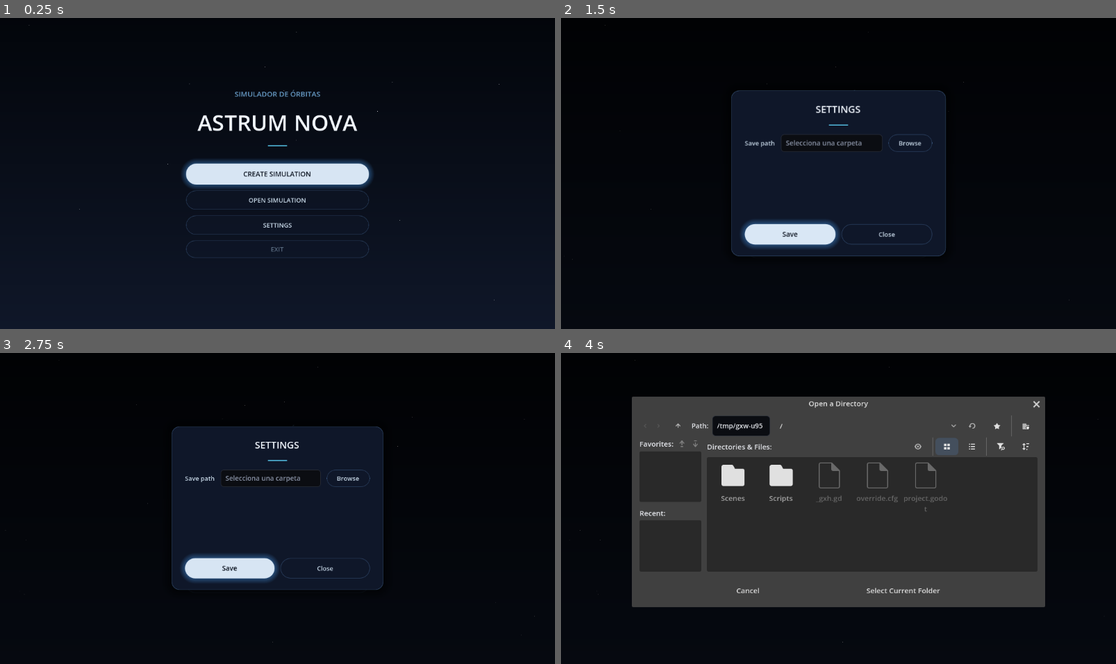
Above: before the commit, frames 1-4 (two rows, left to right).
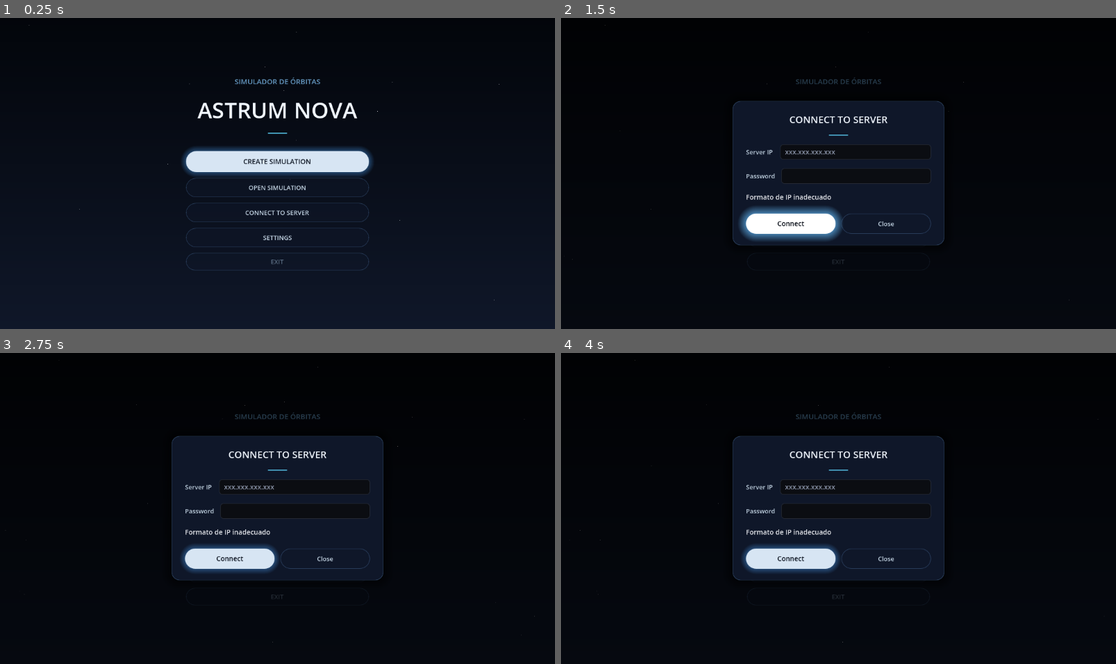
Above: after the commit, the same moments.

Repository: Santino7537/Astrum-Nova
Game: Godot game, scene res://Scripts/UI/Menus/main_menu.tscn
Two runs of this game, one before a commit and one after it. Both use one fixed random seed, a clock stepped at 60 frames per second and the inputs below.
Inputs (mouse positions are in pixels of both pictures, inside the frame that each line leads up to):
- Up to frame 1 (0.25 s): no input
- Up to frame 2 (1.5 s): click (838, 213) at 0.5 s, where only the run after the commit has a clickable "CONNECT TO SERVER"; click (788, 223) at 1.25 s, where only the run after the commit has a clickable "Connect"
- Up to frame 3 (2.75 s): click "CREATE SIMULATION" at 2 s
- Up to frame 4 (4 s): click "OPEN SIMULATION" at 2.75 s; click (910, 477) at 3.5 s, where only the run before the commit has a clickable "Browse"

The runs differ from the first frame. In frame 1, 6.1% of the frame differs, in the area x 32-68%, y 18-82%; in frame 2, 6.2%; in frame 3, 4.9%; in frame 4, 49%, in the area x 12-88%, y 14-82%.
Error in both runs: Trying to assign value of type 'Nil' to a variable of type 'String'. (res://Scripts/Globals/global_settings.gd:31)

Commit message:
feature: crea escena del menu para conectarse al servidor

Diff:
--- /dev/null
+++ b/Scenes/UI/connect_menu.tscn
@@ -0,0 +1,196 @@
+[gd_scene format=3 uid="uid://dleep26pls3v3"]
+
+[ext_resource type="Theme" uid="uid://ckxp7lacnlyty" path="res://Scripts/UI/Menus/ui_theme.tres" id="1_g8mgt"]
+[ext_resource type="Script" uid="uid://bkriatg7wyedt" path="res://Scripts/UI/Menus/connect_menu.gd" id="2_g8mgt"]
+
+[sub_resource type="StyleBoxFlat" id="StyleBoxFlat_3qdj6"]
+content_margin_left = 28.0
+content_margin_top = 24.0
+content_margin_right = 28.0
+content_margin_bottom = 24.0
+bg_color = Color(0.06, 0.09, 0.16, 1)
+border_width_left = 1
+border_width_top = 1
+border_width_right = 1
+border_width_bottom = 1
+border_color = Color(0.4, 0.6, 0.85, 0.35)
+corner_radius_top_left = 16
+corner_radius_top_right = 16
+corner_radius_bottom_right = 16
+corner_radius_bottom_left = 16
+shadow_color = Color(0, 0, 0, 0.5)
+shadow_size = 20
+
+[sub_resource type="StyleBoxFlat" id="StyleBoxFlat_cddh2"]
+bg_color = Color(0.88, 0.93, 0.98, 0.95)
+corner_radius_top_left = 22
+corner_radius_top_right = 22
+corner_radius_bottom_right = 22
+corner_radius_bottom_left = 22
+shadow_color = Color(0.3, 0.65, 1, 0.35)
+shadow_size = 12
+
+[sub_resource type="StyleBoxFlat" id="StyleBoxFlat_kqm4o"]
+bg_color = Color(0.75, 0.82, 0.9, 0.95)
+corner_radius_top_left = 22
+corner_radius_top_right = 22
+corner_radius_bottom_right = 22
+corner_radius_bottom_left = 22
+shadow_color = Color(0.2, 0.5, 0.85, 0.25)
+shadow_size = 8
+
+[sub_resource type="StyleBoxFlat" id="StyleBoxFlat_o2b4u"]
+bg_color = Color(1, 1, 1, 1)
+corner_radius_top_left = 22
+corner_radius_top_right = 22
+corner_radius_bottom_right = 22
+corner_radius_bottom_left = 22
+shadow_color = Color(0.4, 0.75, 1, 0.6)
+shadow_size = 18
+
+[sub_resource type="StyleBoxFlat" id="StyleBoxFlat_l302o"]
+bg_color = Color(0.06, 0.09, 0.16, 0.5)
+border_width_left = 1
+border_width_top = 1
+border_width_right = 1
+border_width_bottom = 1
+border_color = Color(0.4, 0.6, 0.85, 0.3)
+corner_radius_top_left = 20
+corner_radius_top_right = 20
+corner_radius_bottom_right = 20
+corner_radius_bottom_left = 20
+
+[sub_resource type="StyleBoxFlat" id="StyleBoxFlat_yx6qp"]
+bg_color = Color(0.1, 0.16, 0.28, 0.75)
+border_width_left = 1
+border_width_top = 1
+border_width_right = 1
+border_width_bottom = 1
+border_color = Color(0.5, 0.75, 1, 0.6)
+corner_radius_top_left = 20
+corner_radius_top_right = 20
+corner_radius_bottom_right = 20
+corner_radius_bottom_left = 20
+
+[node name="ConnectMenu" type="CanvasLayer" unique_id=1842145505]
+
+[node name="Overlay" type="ColorRect" parent="." unique_id=821141677]
+anchors_preset = 15
+anchor_right = 1.0
+anchor_bottom = 1.0
+grow_horizontal = 2
+grow_vertical = 2
+color = Color(0, 0, 0, 0.6)
+
+[node name="ConnectMenu" type="Control" parent="." unique_id=1649411899]
+layout_mode = 3
+anchors_preset = 15
+anchor_right = 1.0
+anchor_bottom = 1.0
+grow_horizontal = 2
+grow_vertical = 2
+mouse_filter = 1
+theme = ExtResource("1_g8mgt")
+script = ExtResource("2_g8mgt")
+
+[node name="ConnectPanel" type="PanelContainer" parent="ConnectMenu" unique_id=350776718]
+custom_minimum_size = Vector2(440, 300)
+layout_mode = 1
+anchors_preset = 8
+anchor_left = 0.5
+anchor_top = 0.5
+anchor_right = 0.5
+anchor_bottom = 0.5
+offset_left = -220.0
+offset_top = -150.0
+offset_right = 220.0
+offset_bottom = 150.0
+grow_horizontal = 2
+grow_vertical = 2
+theme_override_styles/panel = SubResource("StyleBoxFlat_3qdj6")
+
+[node name="VBoxContainer" type="VBoxContainer" parent="ConnectMenu/ConnectPanel" unique_id=1379859277]
+layout_mode = 2
+theme_override_constants/separation = 18
+
+[node name="Title" type="Label" parent="ConnectMenu/ConnectPanel/VBoxContainer" unique_id=247940577]
+layout_mode = 2
+theme_override_colors/font_color = Color(0.95, 0.97, 1, 1)
+theme_override_font_sizes/font_size = 20
+text = "CONNECT TO SERVER"
+horizontal_alignment = 1
+
+[node name="CyanLine" type="ColorRect" parent="ConnectMenu/ConnectPanel/VBoxContainer" unique_id=1151242992]
+custom_minimum_size = Vector2(40, 2)
+layout_mode = 2
+size_flags_horizontal = 4
+color = Color(0.35, 0.8, 0.95, 0.9)
+
+[node name="ServerRow" type="HBoxContainer" parent="ConnectMenu/ConnectPanel/VBoxContainer" unique_id=81890101]
+auto_translate_mode = 2
+layout_mode = 2
+theme_override_constants/separation = 12
+
+[node name="ServerLabel" type="Label" parent="ConnectMenu/ConnectPanel/VBoxContainer/ServerRow" unique_id=605769003]
+layout_mode = 2
+theme_override_colors/font_color = Color(0.85, 0.92, 0.98, 0.9)
+theme_override_font_sizes/font_size = 13
+text = "Server IP "
+vertical_alignment = 1
+
+[node name="ServerLineEdit" type="LineEdit" parent="ConnectMenu/ConnectPanel/VBoxContainer/ServerRow" unique_id=1975532362]
+layout_mode = 2
+size_flags_horizontal = 3
+placeholder_text = "xxx.xxx.xxx.xxx"
+
+[node name="PasswordRow" type="HBoxContainer" parent="ConnectMenu/ConnectPanel/VBoxContainer" unique_id=1411575802]
+auto_translate_mode = 2
+layout_mode = 2
+theme_override_constants/separation = 12
+
+[node name="PasswordLabel" type="Label" parent="ConnectMenu/ConnectPanel/VBoxContainer/PasswordRow" unique_id=764722597]
+layout_mode = 2
+theme_override_colors/font_color = Color(0.85, 0.92, 0.98, 0.9)
+theme_override_font_sizes/font_size = 13
+text = "Password"
+vertical_alignment = 1
+
+[node name="PasswordLineEdit" type="LineEdit" parent="ConnectMenu/ConnectPanel/VBoxContainer/PasswordRow" unique_id=1228616704]
+layout_mode = 2
+size_flags_horizontal = 3
+secret = true
+
+[node name="Spacer" type="Control" parent="ConnectMenu/ConnectPanel/VBoxContainer" unique_id=499687301]
+layout_mode = 2
+size_flags_vertical = 3
+
+[node name="Actions" type="HBoxContainer" parent="ConnectMenu/ConnectPanel/VBoxContainer" unique_id=1490652087]
+layout_mode = 2
+theme_override_constants/separation = 12
+alignment = 1
+
+[node name="ConnectButton" type="Button" parent="ConnectMenu/ConnectPanel/VBoxContainer/Actions" unique_id=117281101]
+custom_minimum_size = Vector2(0, 42)
+layout_mode = 2
+size_flags_horizontal = 3
+theme_override_colors/font_color = Color(0.04, 0.07, 0.12, 1)
+theme_override_colors/font_pressed_color = Color(0.04, 0.07, 0.12, 1)
+theme_override_colors/font_hover_color = Color(0.02, 0.04, 0.08, 1)
+theme_override_font_sizes/font_size = 14
+theme_override_styles/normal = SubResource("StyleBoxFlat_cddh2")
+theme_override_styles/pressed = SubResource("StyleBoxFlat_kqm4o")
+theme_override_styles/hover = SubResource("StyleBoxFlat_o2b4u")
+text = "Connect"
+
+[node name="CloseButton" type="Button" parent="ConnectMenu/ConnectPanel/VBoxContainer/Actions" unique_id=897726935]
+custom_minimum_size = Vector2(0, 42)
+layout_mode = 2
+size_flags_horizontal = 3
+theme_override_colors/font_color = Color(0.85, 0.92, 0.98, 0.9)
+theme_override_font_sizes/font_size = 13
+theme_override_styles/normal = SubResource("StyleBoxFlat_l302o")
+theme_override_styles/hover = SubResource("StyleBoxFlat_yx6qp")
+text = "Close"
+
+[connection signal="pressed" from="ConnectMenu/ConnectPanel/VBoxContainer/Actions/ConnectButton" to="ConnectMenu" method="_on_connect_button_pressed"]
+[connection signal="pressed" from="ConnectMenu/ConnectPanel/VBoxContainer/Actions/CloseButton" to="ConnectMenu" method="_on_close_button_pressed"]
--- /dev/null
+++ b/Scripts/UI/Menus/connect_menu.gd
@@ -0,0 +1,65 @@
+extends Control
+
+@onready var connect_panel: PanelContainer = $ConnectPanel
+@onready var server_line_edit: LineEdit = $ConnectPanel/VBoxContainer/ServerRow/ServerLineEdit
+@onready var password_line_edit: LineEdit = $ConnectPanel/VBoxContainer/PasswordRow/PasswordLineEdit
+@onready var spacer: Control = $ConnectPanel/VBoxContainer/Spacer
+
+func _ready() -> void:
+	_animate_in()
+
+func _animate_in() -> void:
+	connect_panel.pivot_offset = connect_panel.size / 2.0
+	connect_panel.scale = Vector2(0.8, 0.8)
+	connect_panel.modulate.a = 0.0
+
+	var tween := create_tween().set_parallel(true)
+	tween.set_trans(Tween.TRANS_BACK)
+	tween.set_ease(Tween.EASE_OUT)
+	tween.tween_property(connect_panel, "scale", Vector2.ONE, 0.25)
+	tween.tween_property(connect_panel, "modulate:a", 1.0, 0.2)
+
+func _animate_out() -> void:
+	connect_panel.pivot_offset = connect_panel.size / 2.0
+
+	var tween := create_tween().set_parallel(true)
+	tween.set_trans(Tween.TRANS_QUAD)
+	tween.set_ease(Tween.EASE_IN)
+	tween.tween_property(connect_panel, "scale", Vector2(0.8, 0.8), 0.2)
+	tween.tween_property(connect_panel, "modulate:a", 0.0, 0.2)
+
+	# Destruye el CanvasLayer entero (nodo raíz) al finalizar la animación
+	tween.chain().tween_callback(func() -> void:
+		if get_parent() is CanvasLayer:
+			get_parent().queue_free()
+		else:
+			queue_free()
+	)
+
+func _on_close_button_pressed() -> void:
+	_animate_out()
+
+func _on_connect_button_pressed() -> void:
+	var ip : String = server_line_edit.text
+
+	# verificar la IP
+	var octets : PackedStringArray = ip.split(".")
+	if octets.size() != 4:
+		show_error("Formato de IP inadecuado")
+		return
+
+	for octet : String in octets:
+		if !octet.is_valid_int() or int(octet) != min(max(int(octet), 0), 255):
+			show_error("Formato de IP inadecuado")
+			return
+
+	hide_errors()
+
+func show_error(message : String) -> void:
+	var error_label : Label = Label.new()
+	error_label.text = message
+	spacer.add_child(error_label)
+
+func hide_errors() -> void:
+	for child in spacer.get_children():
+		child.queue_free()
--- a/Scripts/UI/Menus/main_menu.gd
+++ b/Scripts/UI/Menus/main_menu.gd
@@ -3,6 +3,7 @@
 const SETTINGS_MENU_SCENE := preload("res://Scripts/UI/Menus/Settings/settings_menu.tscn")
 const PROJECTS_MENU_SCENE := preload("res://Scripts/UI/Menus/Projects/projects_menu.tscn")
 const PROJECT_CREATION_MENU_SCENE := preload("res://Scripts/UI/Menus/Projects/project_creation_menu.tscn")
+const CONNECT_MENU_SCENE := preload("res://Scenes/UI/connect_menu.tscn")
 
 func _on_create_sim_pressed() -> void:
 	var root := get_tree().current_scene
@@ -33,3 +34,13 @@
 
 func _on_exit_pressed() -> void:
 	get_tree().quit()
+
+
+func _on_connect_pressed() -> void:
+	var root := get_tree().current_scene
+	if root == null or root.has_node("ConnectMenu"):
+		return
+
+	var connect_menu := CONNECT_MENU_SCENE.instantiate()
+	root.add_child(connect_menu)
+	connect_menu.name = "ConnectMenu"
--- a/Scripts/UI/Menus/main_menu.tscn
+++ b/Scripts/UI/Menus/main_menu.tscn
@@ -165,6 +165,15 @@
 theme_override_styles/hover = SubResource("StyleBoxFlat_secondary_pill_hover")
 text = "OPEN SIMULATION"
 
+[node name="Connect" type="Button" parent="CenterContainer/VBoxContainer/MarginContainer/ButtonsVBox" unique_id=1640368035]
+custom_minimum_size = Vector2(0, 40)
+layout_mode = 2
+theme_override_colors/font_color = Color(0.85, 0.92, 0.98, 0.9)
+theme_override_font_sizes/font_size = 13
+theme_override_styles/normal = SubResource("StyleBoxFlat_secondary_pill")
+theme_override_styles/hover = SubResource("StyleBoxFlat_secondary_pill_hover")
+text = "CONNECT TO SERVER"
+
 [node name="Settings" type="Button" parent="CenterContainer/VBoxContainer/MarginContainer/ButtonsVBox" unique_id=1232584096]
 custom_minimum_size = Vector2(0, 40)
 layout_mode = 2
@@ -186,5 +195,6 @@
 
 [connection signal="pressed" from="CenterContainer/VBoxContainer/MarginContainer/ButtonsVBox/CreateSim" to="." method="_on_create_sim_pressed"]
 [connection signal="pressed" from="CenterContainer/VBoxContainer/MarginContainer/ButtonsVBox/OpenSim" to="." method="_on_open_sim_pressed"]
+[connection signal="pressed" from="CenterContainer/VBoxContainer/MarginContainer/ButtonsVBox/Connect" to="." method="_on_connect_pressed"]
 [connection signal="pressed" from="CenterContainer/VBoxContainer/MarginContainer/ButtonsVBox/Settings" to="." method="_on_settings_pressed"]
 [connection signal="pressed" from="CenterContainer/VBoxContainer/MarginContainer/ButtonsVBox/Exit" to="." method="_on_exit_pressed"]
Not shown, added: Scripts/UI/Menus/connect_menu.gd.uid
